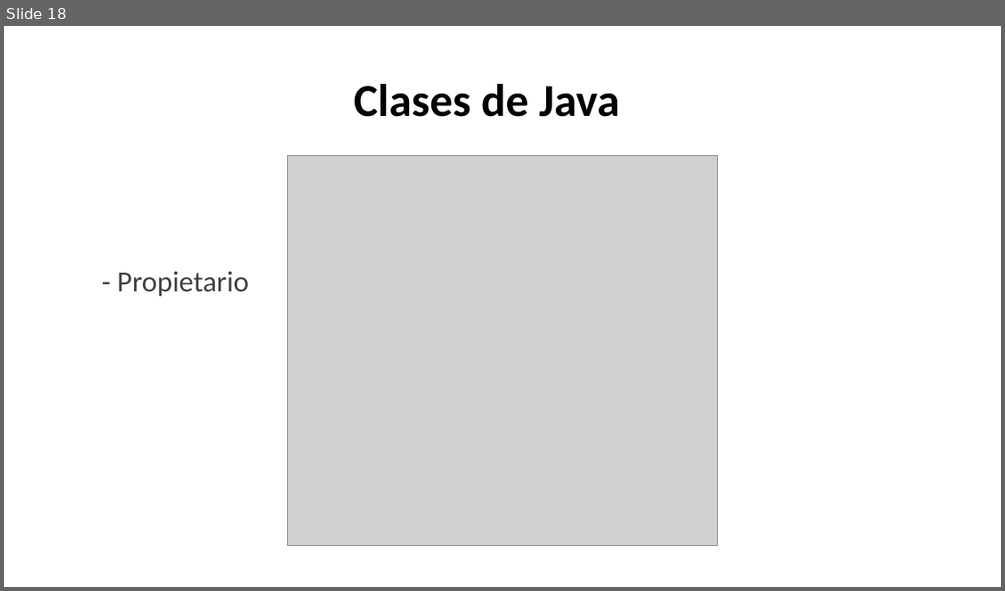
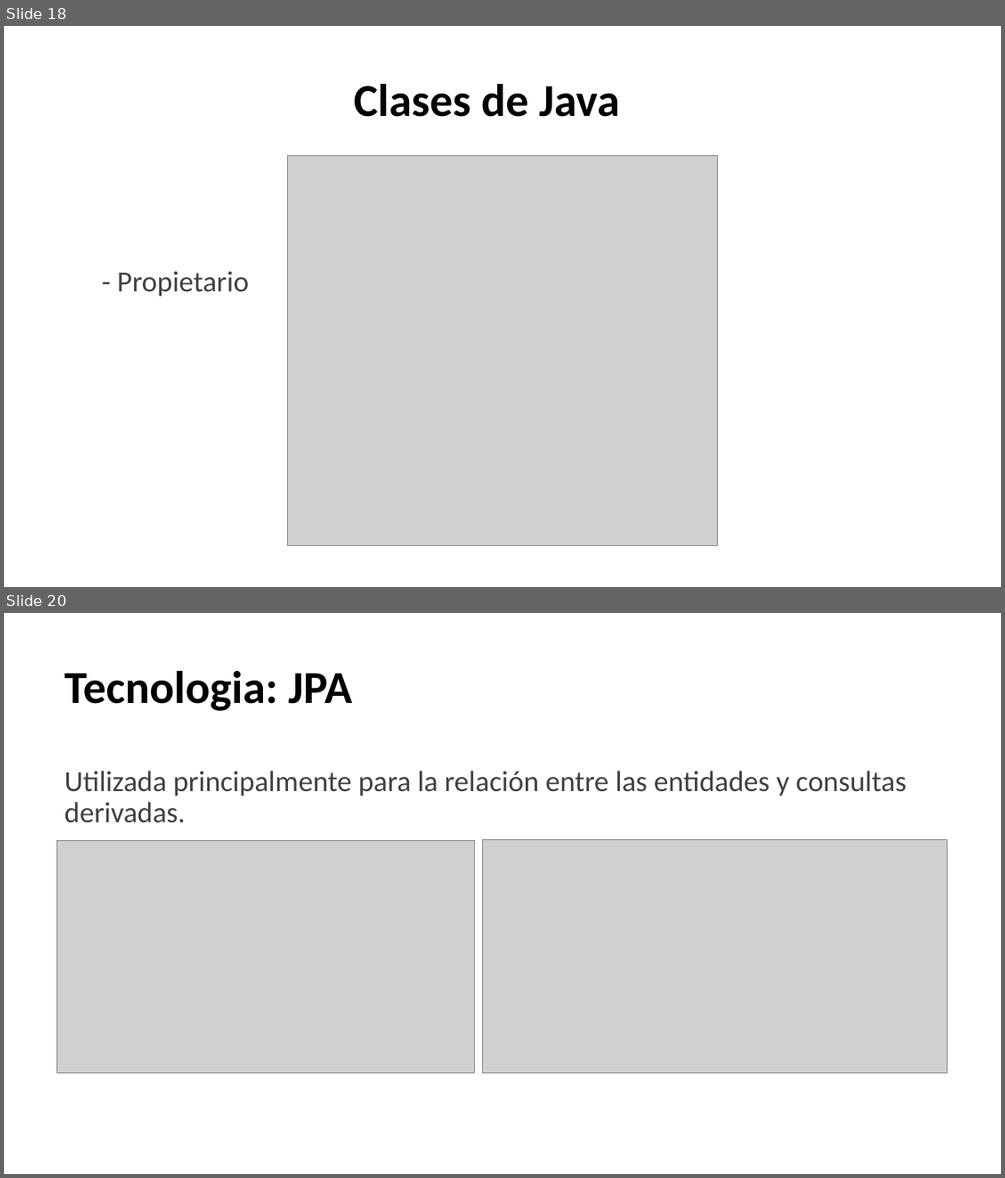
Before and after one commit to Peypa0512/Proyecto_Final, a slide deck: Presentación proyecto.pptx. Shown one above the other, each under a label of ours: slide 18 before the commit, slides 18 and 20 after it; the slides between them are not shown. The pictures are 1005x591 and 1005x1178 pixels, drawn with LibreOffice and Linux fonts; fonts in the diff are those of the drawing; grey boxes stand for pictures. Boxes give left, top, right and bottom in pixels: in the first picture for what was removed or moved away, otherwise in the second. Text is boxed around its words. In the diff, an @@ line names an element or a change of style, - is before the commit and + after.

```diff
--- a/Presentación proyecto.pptx
+++ b/Presentación proyecto.pptx
@@ slide 20 added at [4,613,1001,1174], background #FFFFFF @@
@@ title added at [65,671,352,711], 44 pt, text #000000, bold @@
+Tecnologia: JPA
@@ text added at [65,771,906,823], 28 pt, text #404040 @@
+Utilizada principalmente para la relación entre las entidades y consultas derivadas.
@@ picture added at [57,840,475,1072] @@
@@ picture added at [483,840,947,1072] @@
```
Also in this commit, not shown: 2 slides changed, 9 other slides added, 11 other files.
